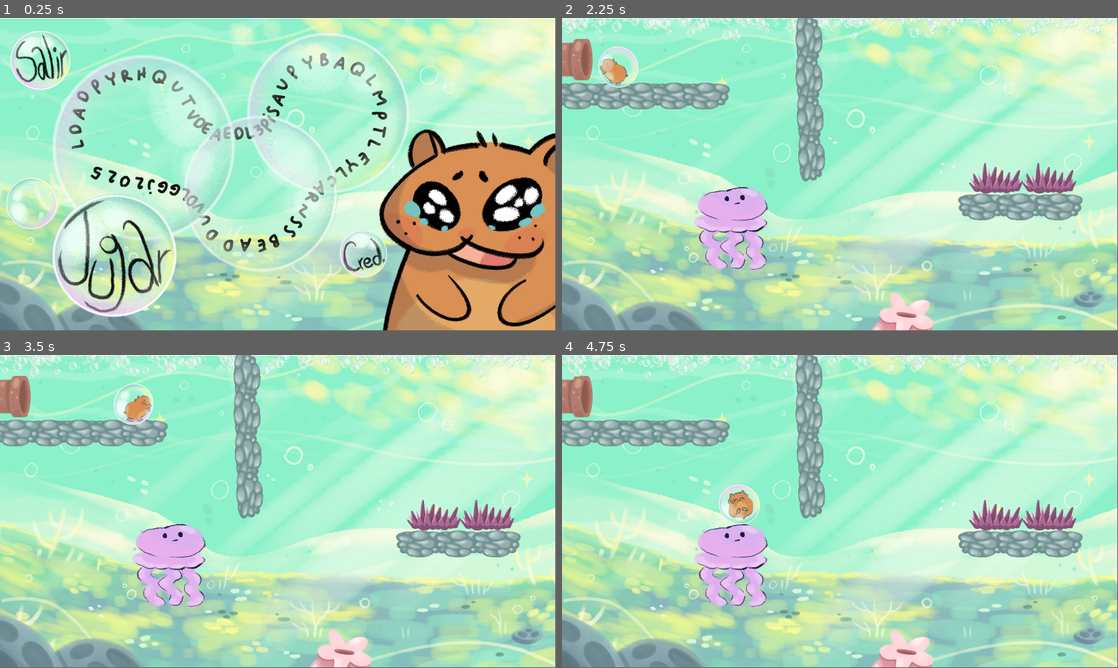
Above: before the commit, frames 1-4 (two rows, left to right).
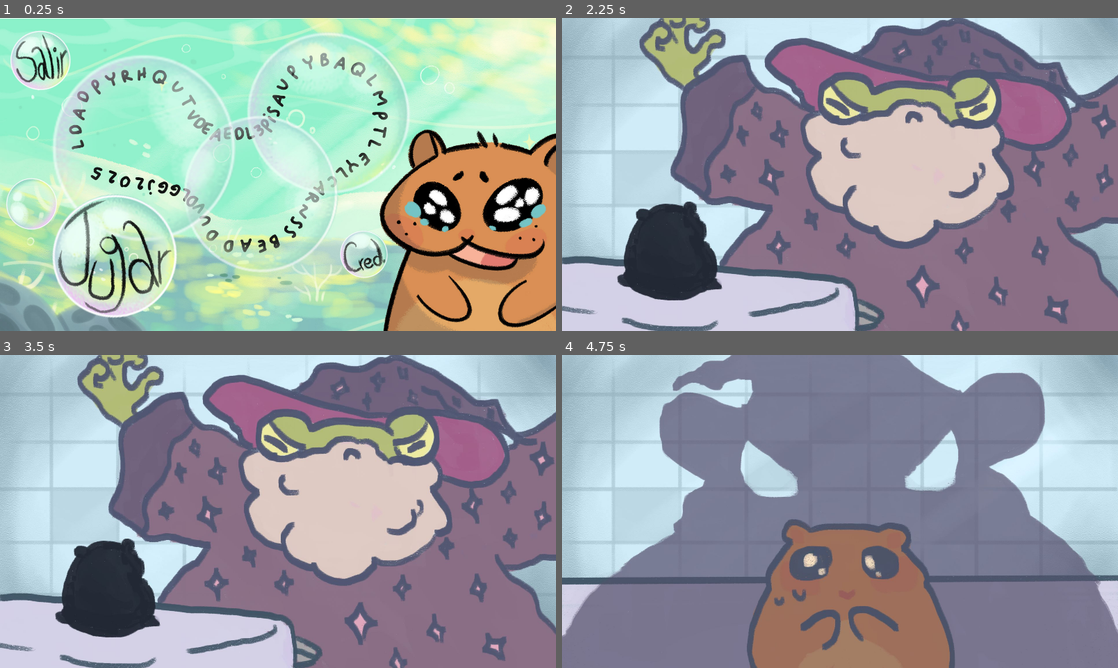
Above: after the commit, the same moments.

Repository: FedeAdra25/gamejam2025
Game: Godot game, scene res://levels/title_screen.tscn
Same seed, same stepped clock (60 frames per second), same inputs: the game is played once before the commit and once after it. The engine's default icon, where the game draws it, is replaced by a stand-in: a white triangle on a blue panel in a dark square.
Inputs (mouse positions are in pixels of both pictures, inside the frame that each line leads up to):
- Up to frame 1 (0.25 s): no input
- Up to frame 2 (2.25 s): click (923, 255) at 0.5 s; click (595, 52) at 1.25 s; click (684, 259) at 2 s
- Up to frame 3 (3.5 s): move the mouse to (400, 495) at 2.77 s; hold D (right) from 2.78 s (still down); click (400, 495) at 2.92 s; tap Space (jump) at 3.02 s
- Up to frame 4 (4.75 s): move the mouse to (728, 527) at 3.52 s; tap Space (jump) at 3.77 s; move the mouse to (895, 442) at 4.27 s; release D (right) at 4.28 s; hold A (left) from 4.28 s (still down)
In our replay, the window is 799x449 before the commit and 800x450 after it. These sizes can differ from the game's own. Grey fills any space a smaller window leaves; there, only what the larger window draws over its background counts as a difference.

The runs differ from the first frame. In frame 1, 4.5% of the frame differs, in the area x 0-100%, y 0-100%; in frame 2, 99%; in frame 3, 99%; in frame 4, 97%.

Commit message:
Created build

Diff:
--- a/bombon/levels/1_level.tscn
+++ b/bombon/levels/1_level.tscn
@@ -7,7 +7,9 @@
 [ext_resource type="Texture2D" uid="uid://ckbwehd1arqx" path="res://sprites/bubble.png" id="5_qrb7o"]
 [ext_resource type="PackedScene" uid="uid://dvg0crd22tv4v" path="res://scenes/camera.tscn" id="6_j5cec"]
 [ext_resource type="PackedScene" path="res://scenes/bubble_generator.tscn" id="7_0jlnq"]
+[ext_resource type="Script" path="res://scripts/background_music.gd" id="7_dyhai"]
 [ext_resource type="PackedScene" uid="uid://bd3l37avnu1at" path="res://scenes/jelly.tscn" id="8_pdqgo"]
+[ext_resource type="AudioStream" uid="uid://dtkl2vp88sywx" path="res://music/musica.ogg" id="8_rhvii"]
 [ext_resource type="PackedScene" uid="uid://575duwk8wwow" path="res://scenes/playerrb.tscn" id="9_iuuki"]
 [ext_resource type="PackedScene" uid="uid://bd2t10pe6o5ja" path="res://scenes/spikes.tscn" id="11_e7tgb"]
 [ext_resource type="PackedScene" uid="uid://b6mayorbuqksf" path="res://scenes/platform.tscn" id="11_ujc4c"]
@@ -74,8 +76,11 @@
 position = Vector2(204, 162)
 
 [node name="BackgroundMusic" type="Node2D" parent="."]
+script = ExtResource("7_dyhai")
 
 [node name="AudioStreamPlayer2D" type="AudioStreamPlayer2D" parent="BackgroundMusic"]
+stream = ExtResource("8_rhvii")
+autoplay = true
 
 [node name="BubbleGenerator" parent="." instance=ExtResource("7_0jlnq")]
 position = Vector2(1182, 583)
--- a/bombon/levels/2_level.tscn
+++ b/bombon/levels/2_level.tscn
@@ -7,6 +7,7 @@
 [ext_resource type="Texture2D" uid="uid://bjj5myaluho47" path="res://sprites/pipe.png" id="5_rm2mo"]
 [ext_resource type="Texture2D" uid="uid://ckbwehd1arqx" path="res://sprites/bubble.png" id="6_57vu0"]
 [ext_resource type="PackedScene" uid="uid://dvg0crd22tv4v" path="res://scenes/camera.tscn" id="7_ife6o"]
+[ext_resource type="AudioStream" uid="uid://dtkl2vp88sywx" path="res://music/musica.ogg" id="8_627w7"]
 [ext_resource type="PackedScene" uid="uid://575duwk8wwow" path="res://scenes/playerrb.tscn" id="9_k2d4d"]
 [ext_resource type="PackedScene" uid="uid://b5em7oso028vc" path="res://scenes/sponge.tscn" id="10_0dl23"]
 [ext_resource type="PackedScene" uid="uid://b6mayorbuqksf" path="res://scenes/platform.tscn" id="11_4rxj1"]
@@ -85,6 +86,8 @@
 [node name="BackgroundMusic" type="Node2D" parent="."]
 
 [node name="AudioStreamPlayer2D" type="AudioStreamPlayer2D" parent="BackgroundMusic"]
+stream = ExtResource("8_627w7")
+autoplay = true
 
 [node name="Player" parent="." instance=ExtResource("9_k2d4d")]
 unique_name_in_owner = true
--- a/bombon/levels/3_level.tscn
+++ b/bombon/levels/3_level.tscn
@@ -9,6 +9,7 @@
 [ext_resource type="PackedScene" uid="uid://dvg0crd22tv4v" path="res://scenes/camera.tscn" id="7_m7b2q"]
 [ext_resource type="PackedScene" uid="uid://b5em7oso028vc" path="res://scenes/sponge.tscn" id="8_jo6lq"]
 [ext_resource type="PackedScene" uid="uid://cmdbh32ttv8vx" path="res://scenes/shark.tscn" id="9_tgw6n"]
+[ext_resource type="AudioStream" uid="uid://dtkl2vp88sywx" path="res://music/musica.ogg" id="10_f0d0i"]
 [ext_resource type="PackedScene" uid="uid://575duwk8wwow" path="res://scenes/playerrb.tscn" id="10_lm0gk"]
 [ext_resource type="PackedScene" uid="uid://6bp3h8a7xwg2" path="res://scenes/hooks.tscn" id="11_v6vk7"]
 [ext_resource type="PackedScene" uid="uid://bd2t10pe6o5ja" path="res://scenes/spikes.tscn" id="14_go0tx"]
@@ -259,6 +260,8 @@
 [node name="BackgroundMusic" type="Node2D" parent="."]
 
 [node name="AudioStreamPlayer2D" type="AudioStreamPlayer2D" parent="BackgroundMusic"]
+stream = ExtResource("10_f0d0i")
+autoplay = true
 
 [node name="Player" parent="." instance=ExtResource("10_lm0gk")]
 unique_name_in_owner = true
--- a/bombon/levels/4_level.tscn
+++ b/bombon/levels/4_level.tscn
@@ -8,6 +8,7 @@
 [ext_resource type="Texture2D" uid="uid://ckbwehd1arqx" path="res://sprites/bubble.png" id="6_o23ay"]
 [ext_resource type="PackedScene" uid="uid://dvg0crd22tv4v" path="res://scenes/camera.tscn" id="7_wn7cy"]
 [ext_resource type="PackedScene" uid="uid://575duwk8wwow" path="res://scenes/playerrb.tscn" id="8_7ktt2"]
+[ext_resource type="AudioStream" uid="uid://dtkl2vp88sywx" path="res://music/musica.ogg" id="8_n442p"]
 [ext_resource type="PackedScene" uid="uid://b5em7oso028vc" path="res://scenes/sponge.tscn" id="9_aglyd"]
 [ext_resource type="PackedScene" uid="uid://cmdbh32ttv8vx" path="res://scenes/shark.tscn" id="10_8kx6g"]
 [ext_resource type="PackedScene" uid="uid://b6mayorbuqksf" path="res://scenes/platform.tscn" id="10_s0w3q"]
@@ -95,6 +96,8 @@
 [node name="BackgroundMusic" type="Node2D" parent="."]
 
 [node name="AudioStreamPlayer2D" type="AudioStreamPlayer2D" parent="BackgroundMusic"]
+stream = ExtResource("8_n442p")
+autoplay = true
 
 [node name="Player" parent="." instance=ExtResource("8_7ktt2")]
 unique_name_in_owner = true
--- a/bombon/levels/credits.tscn
+++ b/bombon/levels/credits.tscn
@@ -8,6 +8,7 @@
 [ext_resource type="Script" path="res://scripts/exit_script.gd" id="6_uv382"]
 [ext_resource type="Script" path="res://scripts/boton_volver_menu.gd" id="8_2cmpy"]
 [ext_resource type="Texture2D" uid="uid://1mtlmif8ad6b" path="res://sprites/menu.png" id="8_laqx5"]
+[ext_resource type="AudioStream" uid="uid://bhv1dwlbg8d20" path="res://music/menu.ogg" id="9_m2ult"]
 
 [sub_resource type="SpriteFrames" id="SpriteFrames_u5n0f"]
 animations = [{
@@ -46,4 +47,7 @@
 flat = true
 script = ExtResource("8_2cmpy")
 
+[node name="AudioStreamPlayer2D" type="AudioStreamPlayer2D" parent="."]
+stream = ExtResource("9_m2ult")
+
 [connection signal="pressed" from="Botón_Volver" to="Botón_Volver" method="_on_pressed"]
--- /dev/null
+++ b/bombon/levels/initial_cinematic.tscn
@@ -0,0 +1,45 @@
+[gd_scene load_steps=8 format=3 uid="uid://bfcabh3ahqewy"]
+
+[ext_resource type="Script" path="res://scripts/cinematic_animation.gd" id="1_30nug"]
+[ext_resource type="Texture2D" uid="uid://bjrub7u0hma2l" path="res://sprites/cinematica1.jpg" id="1_kt0uc"]
+[ext_resource type="Texture2D" uid="uid://b4ol13sxfew4s" path="res://sprites/cinematica2.jpg" id="2_wswqx"]
+[ext_resource type="Texture2D" uid="uid://cyo7nukfkb015" path="res://sprites/cinematica3.jpg" id="3_ii6yt"]
+[ext_resource type="Texture2D" uid="uid://d3so6rkpxlt3d" path="res://sprites/cinematica4.jpg" id="4_01y11"]
+[ext_resource type="Script" path="res://scripts/exit_script.gd" id="6_wqwha"]
+
+[sub_resource type="SpriteFrames" id="SpriteFrames_i6qi2"]
+animations = [{
+"frames": [{
+"duration": 1.0,
+"texture": ExtResource("1_kt0uc")
+}, {
+"duration": 5.0,
+"texture": ExtResource("1_kt0uc")
+}, {
+"duration": 5.0,
+"texture": ExtResource("2_wswqx")
+}, {
+"duration": 5.0,
+"texture": ExtResource("3_ii6yt")
+}, {
+"duration": 5.0,
+"texture": ExtResource("4_01y11")
+}],
+"loop": false,
+"name": &"default",
+"speed": 4.0
+}]
+
+[node name="InitialCinematic" type="Node2D"]
+script = ExtResource("1_30nug")
+
+[node name="Node" type="Node" parent="."]
+script = ExtResource("6_wqwha")
+
+[node name="AnimatedSprite2D" type="AnimatedSprite2D" parent="."]
+sprite_frames = SubResource("SpriteFrames_i6qi2")
+frame = 4
+frame_progress = 1.0
+centered = false
+
+[connection signal="animation_finished" from="AnimatedSprite2D" to="." method="_on_animated_sprite_2d_animation_finished"]
--- /dev/null
+++ b/bombon/levels/thanks.tscn
@@ -0,0 +1,16 @@
+[gd_scene load_steps=3 format=3 uid="uid://ca8dj1sn22qsv"]
+
+[ext_resource type="Texture2D" uid="uid://bbu335hi6lqla" path="res://sprites/thanks_for_playing.png" id="1_n24j1"]
+[ext_resource type="Script" path="res://scripts/restart.gd" id="2_v77a7"]
+
+[node name="Sprite2D" type="Sprite2D"]
+texture = ExtResource("1_n24j1")
+centered = false
+script = ExtResource("2_v77a7")
+
+[node name="Timer" type="Timer" parent="."]
+wait_time = 10.0
+one_shot = true
+autostart = true
+
+[connection signal="timeout" from="Timer" to="." method="_on_timer_timeout"]
--- a/bombon/levels/title_screen.tscn
+++ b/bombon/levels/title_screen.tscn
@@ -1,9 +1,10 @@
-[gd_scene load_steps=5 format=3 uid="uid://c06fu6nuuvn3d"]
+[gd_scene load_steps=6 format=3 uid="uid://c06fu6nuuvn3d"]
 
 [ext_resource type="Script" path="res://scripts/exit_script.gd" id="1_u6g1i"]
 [ext_resource type="Texture2D" uid="uid://c6rfmh8dl5pep" path="res://sprites/title_background.jpg" id="2_oxyha"]
 [ext_resource type="Script" path="res://scripts/button_play.gd" id="3_gjsm6"]
 [ext_resource type="Script" path="res://scripts/button_credits.gd" id="4_n2845"]
+[ext_resource type="AudioStream" uid="uid://bhv1dwlbg8d20" path="res://music/menu.ogg" id="5_dg006"]
 
 [node name="TitleScreen" type="Node2D"]
 
@@ -32,6 +33,9 @@
 script = ExtResource("4_n2845")
 
 [node name="AudioStreamPlayer2D" type="AudioStreamPlayer2D" parent="."]
+stream = ExtResource("5_dg006")
+volume_db = 20.0
+autoplay = true
 
 [connection signal="pressed" from="TitleBackground/button play" to="TitleBackground/button play" method="_on_pressed"]
 [connection signal="pressed" from="TitleBackground/button credits" to="TitleBackground/button credits" method="_on_pressed"]
--- a/bombon/levels/win_screen.tscn
+++ b/bombon/levels/win_screen.tscn
@@ -1,5 +1,20 @@
-[gd_scene format=3 uid="uid://csmyjr05qm6ei"]
+[gd_scene load_steps=4 format=3 uid="uid://csmyjr05qm6ei"]
+
+[ext_resource type="Script" path="res://scripts/timeout.gd" id="1_hln8n"]
+[ext_resource type="Texture2D" uid="uid://m3dk2es6pxi8" path="res://sprites/lore.jpg" id="1_o4jh7"]
+[ext_resource type="Script" path="res://scripts/exit_script.gd" id="3_jbd5f"]
 
 [node name="TitleScreen" type="Node2D"]
+script = ExtResource("1_hln8n")
 
 [node name="Sprite2D" type="Sprite2D" parent="."]
+texture = ExtResource("1_o4jh7")
+centered = false
+script = ExtResource("3_jbd5f")
+
+[node name="Timer" type="Timer" parent="."]
+wait_time = 10.0
+one_shot = true
+autostart = true
+
+[connection signal="timeout" from="Timer" to="." method="_on_timer_timeout"]
--- a/bombon/project.godot
+++ b/bombon/project.godot
@@ -20,6 +20,7 @@
 window/size/viewport_width=1920
 window/size/viewport_height=1080
 window/size/mode=3
+window/stretch/mode="viewport"
 
 [global_group]
 
--- /dev/null
+++ b/bombon/scripts/background_music.gd
@@ -0,0 +1,7 @@
+extends Node2D
+
+@onready var audio = $AudioStreamPlayer2D
+
+func _ready() -> void:
+	print("audio is", audio)
+	#audio.play()
--- a/bombon/scripts/button_play.gd
+++ b/bombon/scripts/button_play.gd
@@ -2,7 +2,7 @@
 
 var scene
 func _ready() -> void:
-	scene = preload("res://levels/1_level.tscn").instantiate()
+	scene = preload("res://levels/initial_cinematic.tscn").instantiate()
 func _on_pressed() -> void:
 	print(scene)
-	get_tree().change_scene_to_file("res://levels/1_level.tscn")
+	get_tree().change_scene_to_file("res://levels/initial_cinematic.tscn")
--- /dev/null
+++ b/bombon/scripts/cinematic_animation.gd
@@ -0,0 +1,12 @@
+extends Node2D
+
+@onready var animation = $AnimatedSprite2D
+var scene
+# Called when the node enters the scene tree for the first time.
+func _ready() -> void:
+	animation.play("default")
+	scene = preload("res://levels/1_level.tscn").instantiate()
+
+func _on_animated_sprite_2d_animation_finished() -> void:
+	print(scene)
+	get_tree().change_scene_to_file("res://levels/1_level.tscn")
--- /dev/null
+++ b/bombon/scripts/restart.gd
@@ -0,0 +1,4 @@
+extends Sprite2D
+
+func _on_timer_timeout() -> void:
+	get_tree().change_scene_to_file("res://levels/title_screen.tscn")
--- /dev/null
+++ b/bombon/scripts/timeout.gd
@@ -0,0 +1,5 @@
+extends Node2D
+
+
+func _on_timer_timeout() -> void:
+	get_tree().change_scene_to_file("res://levels/thanks.tscn")
Not shown: 1 places in bombon/levels/1_level.tscn that only renumber resources
Not shown: 1 places in bombon/levels/2_level.tscn that only renumber resources
Not shown: 1 places in bombon/levels/3_level.tscn that only renumber resources
Not shown: 1 places in bombon/levels/4_level.tscn that only renumber resources
Not shown: 1 places in bombon/levels/credits.tscn that only renumber resources
Not shown, added: bombon/music/2nd.mp3.import
Not shown, added: bombon/music/3rd.mp3.import
Not shown, added: bombon/music/4th.mp3.import
Not shown, added: bombon/music/base.mp3.import
Not shown, added: bombon/music/menu.ogg.import
Not shown, added: bombon/music/musica.ogg.import
Binary file added: bombon/sprites/cinematica1.jpg
(and 17 more such lines)
